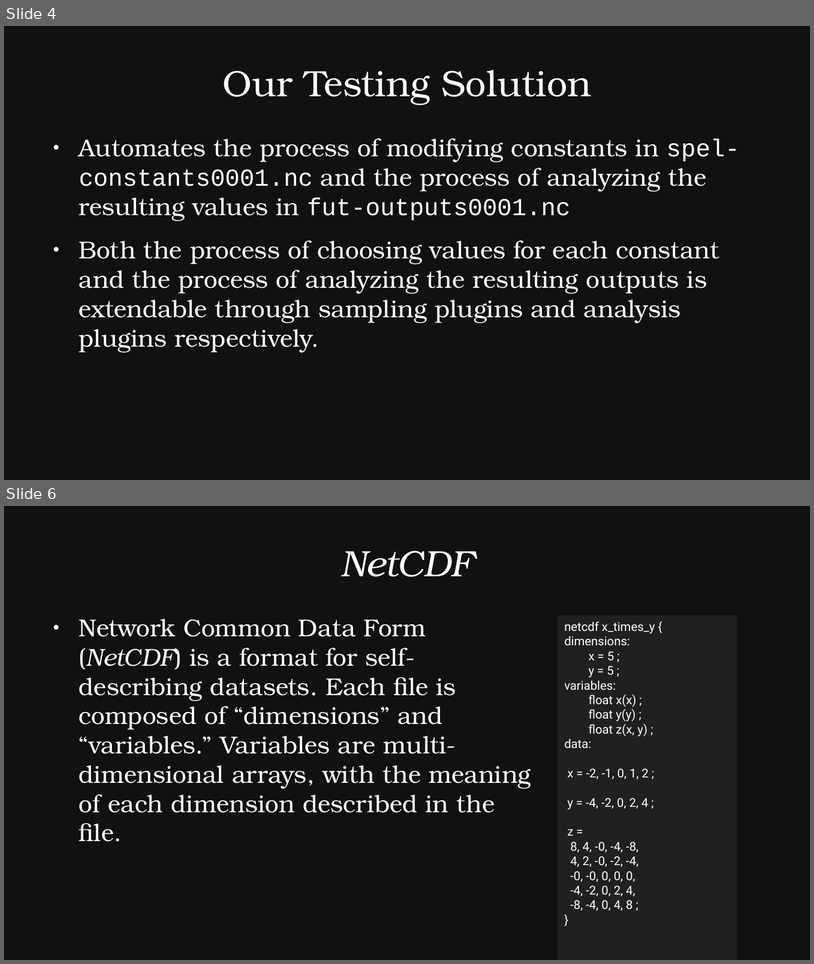
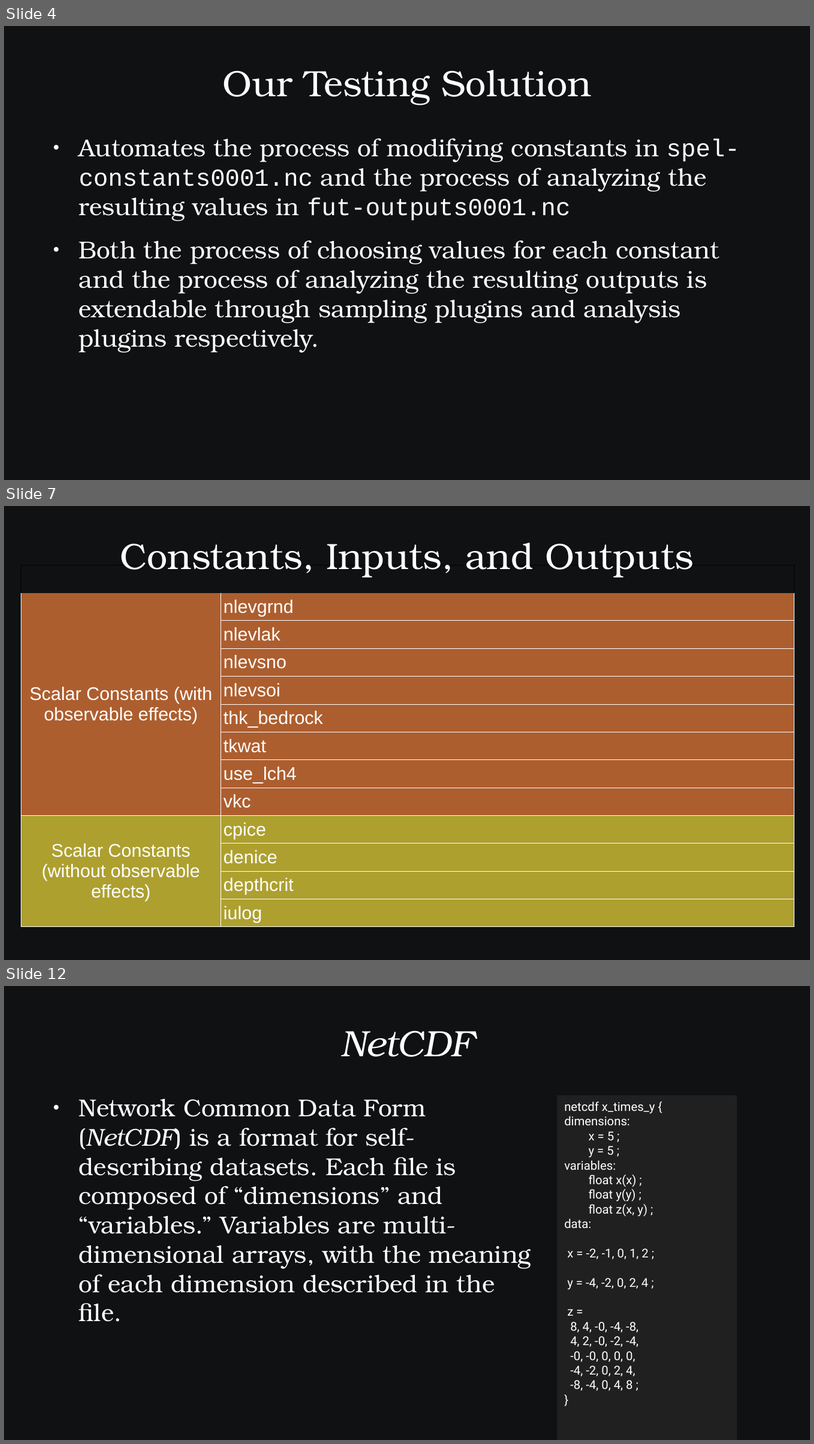
Before and after one commit to SamAllen06/lake_temp_work, a slide deck: documentation/for_collaborators/TestingSoftwareOverview.odp. Shown one above the other, each under a label of ours: slides 4 and 6 before the commit, slides 4, 7 and 12 after it; the slides between them are not shown. The pictures are 814x964 and 814x1444 pixels, drawn with LibreOffice and Linux fonts; fonts in the diff are those of the drawing. Boxes give left, top, right and bottom in pixels: in the first picture for what was removed or moved away, otherwise in the second. Text is boxed around its words. In the diff, an @@ line names an element or a change of style, - is before the commit and + after.

Commit message:
Added table
Table of constants, inputs, outputs, and input/outputs

```diff
--- a/documentation/for_collaborators/TestingSoftwareOverview.odp
+++ b/documentation/for_collaborators/TestingSoftwareOverview.odp
@@ slide 7 added at <box>4,506,810,960</box>, background #0F1112 @@
@@ title added at <box>120,543,693,577</box>, 36 pt, text #FFFFFF @@
+Constants, Inputs, and Outputs
@@ table added at <box>21,565,795,925</box>, 13 rows, 2 columns @@
+ | 
+Scalar Constants (with observable effects) | nlevgrnd
+ | nlevlak
+ | nlevsno
+ | nlevsoi
+ | thk_bedrock
+ | tkwat
+ | use_lch4
+ | vkc
+Scalar Constants (without observable effects) | cpice
+ | denice
+ | depthcrit
+ | iulog
@@ what was slide 6 is now slide 12 @@
```
Also in this commit, not shown: 2 slides changed, 5 other slides added, 2 other files.
